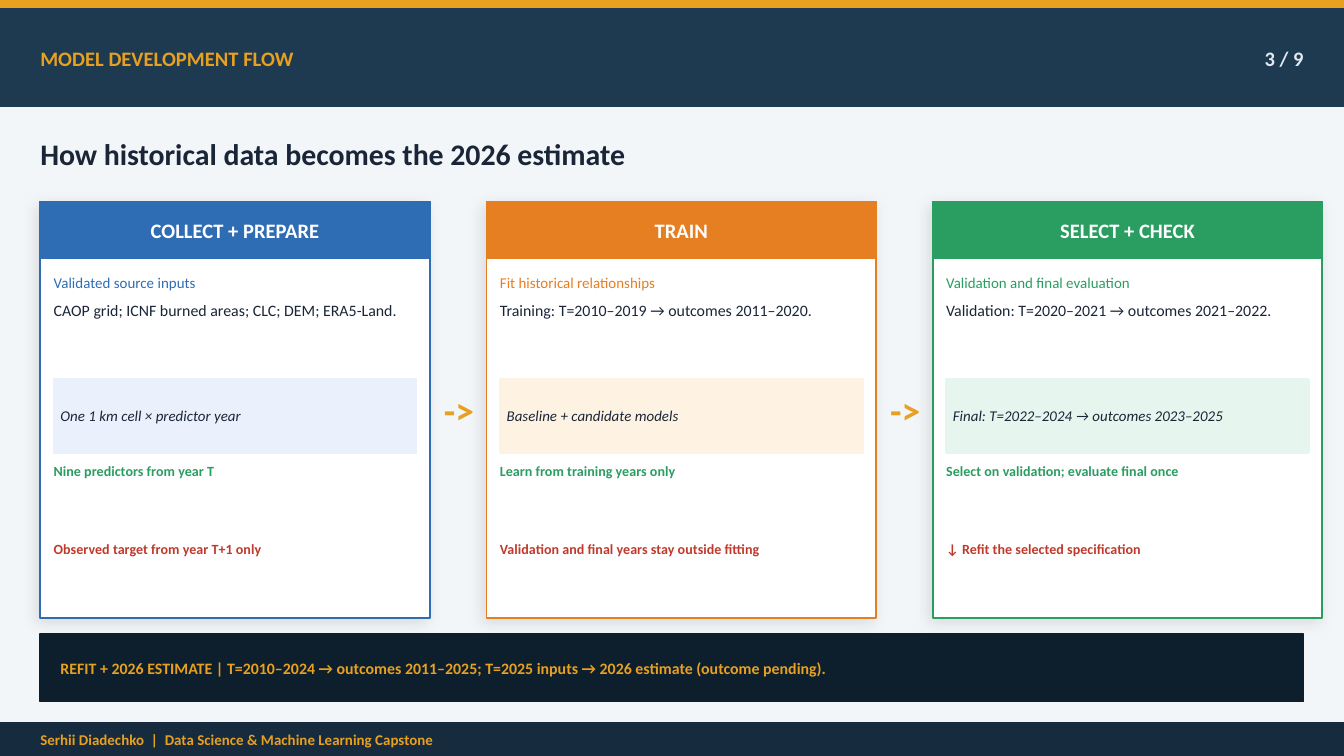
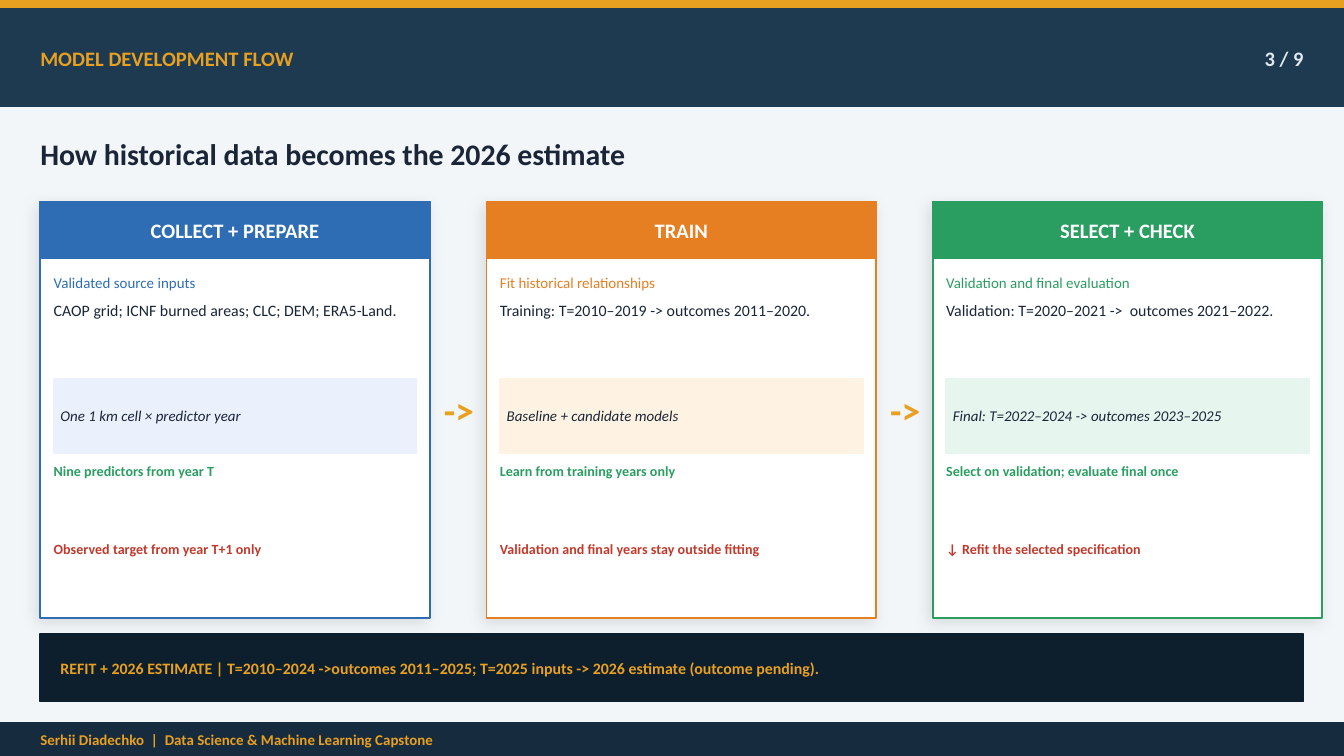
Before and after one commit to serhii-diadechko-git/wildfire_property_screening_portugal, a slide deck: slide 3 of reports/presentation/wildfire_exposure_screening_capstone_final.pptx. Drawn at 1344x756 pixels with LibreOffice and Linux fonts; fonts in the diff are those of the drawing. Boxes give left, top, right and bottom in pixels: in the first picture for what was removed or moved away, otherwise in the second. Text is boxed around its words. In the diff, an @@ line names an element or a change of style, - is before the commit and + after.

```diff
--- a/reports/presentation/wildfire_exposure_screening_capstone_final.pptx
+++ b/reports/presentation/wildfire_exposure_screening_capstone_final.pptx
@@ text at box(500, 305, 810, 319): text changed @@
-Training: T=2010–2019 → outcomes 2011–2020.
+Training: T=2010–2019 -> outcomes 2011–2020.
@@ text at box(946, 305, 1273, 316): text changed @@
-Validation: T=2020–2021 → outcomes 2021–2022.
+Validation: T=2020–2021 -> outcomes 2021–2022.
@@ text at box(953, 410, 1221, 421): text changed @@
-Final: T=2022–2024 → outcomes 2023–2025
+Final: T=2022–2024 -> outcomes 2023–2025
@@ text at box(60, 662, 819, 677): text changed @@
-REFIT + 2026 ESTIMATE | T=2010–2024 → outcomes 2011–2025; T=2025 inputs → 2026 estimate (outcome pending).
+REFIT + 2026 ESTIMATE | T=2010–2024 ->outcomes 2011–2025; T=2025 inputs -> 2026 estimate (outcome pending).
```
Also in this commit, not shown: 2 other slides changed.
